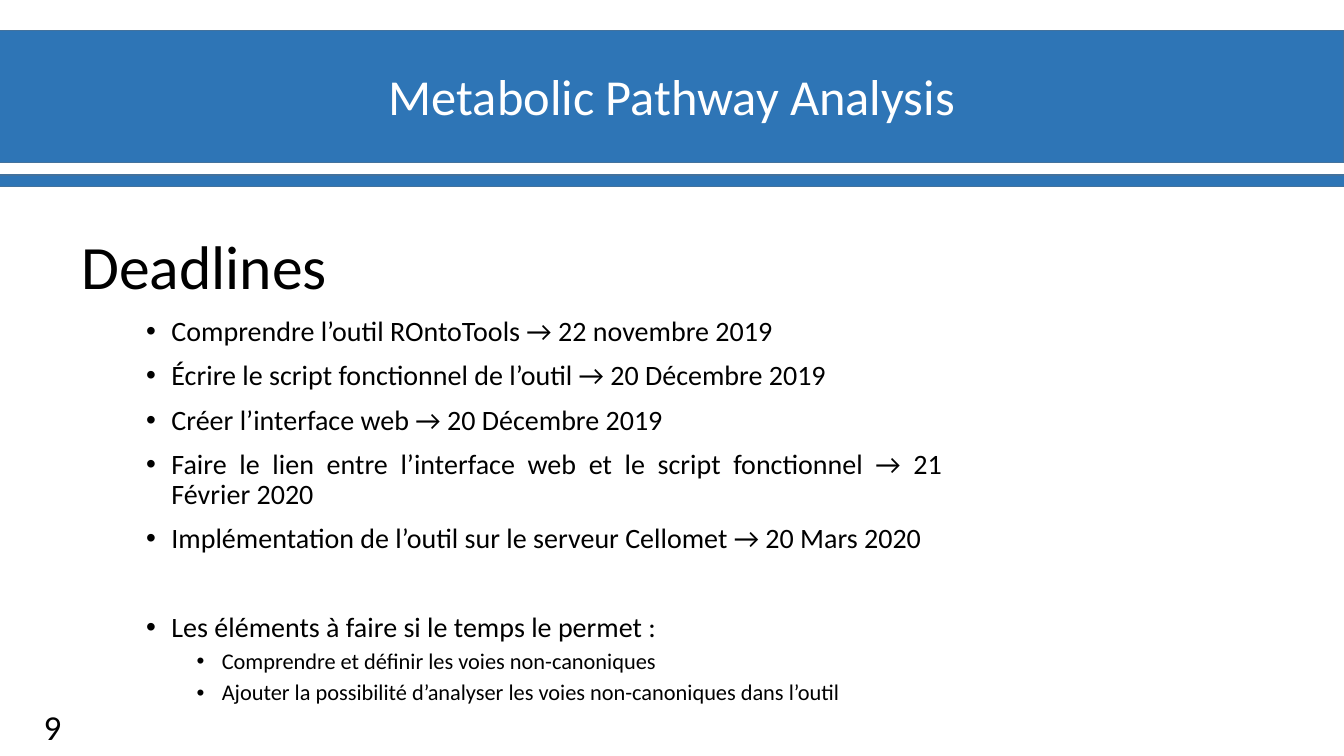
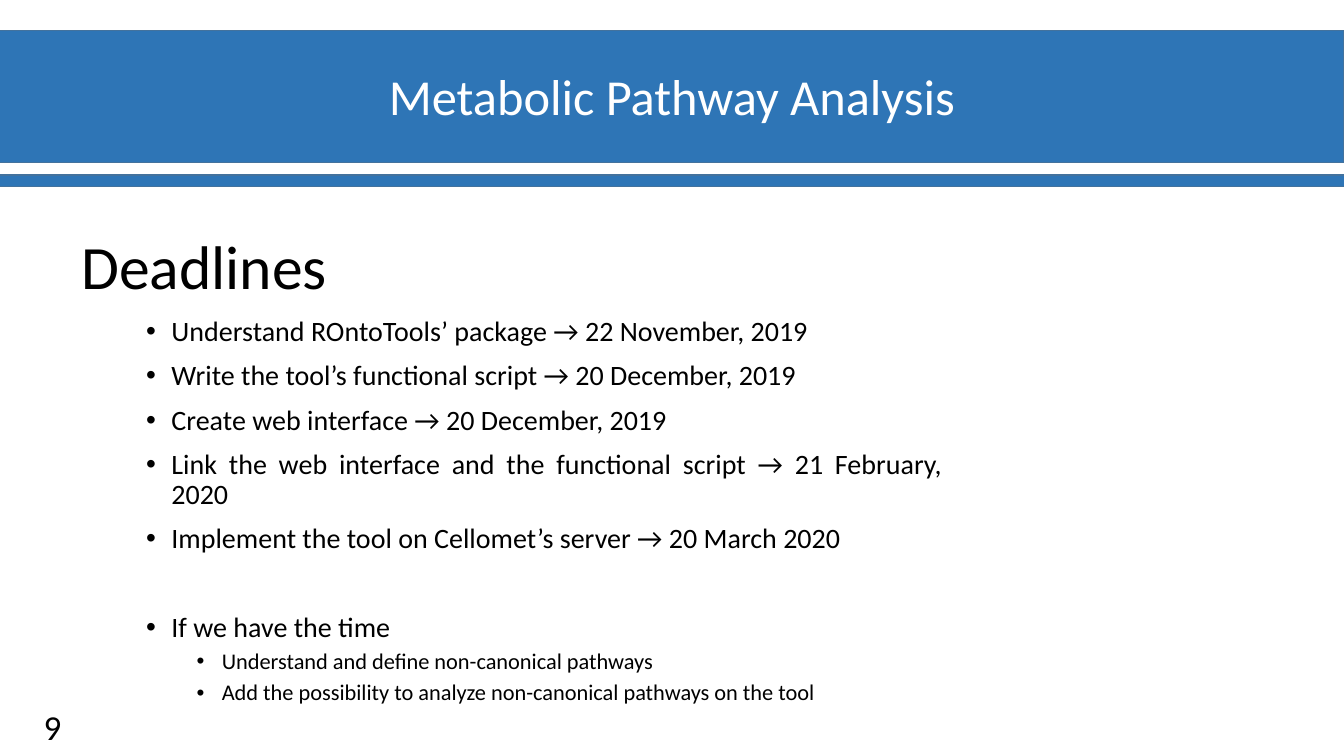
Before and after one commit to materrien/Projet-INSERM, a slide deck: slide 10 of Diapos_Suivit_projet.pptx. Drawn at 1344x756 pixels with LibreOffice and Linux fonts; fonts in the diff are those of the drawing; background and template pictures are left out. Boxes give left, top, right and bottom in pixels: in the first picture for what was removed or moved away, otherwise in the second. Text is boxed around its words. In the diff, an @@ line names an element or a change of style, - is before the commit and + after.

```diff
--- a/Diapos_Suivit_projet.pptx
+++ b/Diapos_Suivit_projet.pptx
@@ text at [171, 321, 942, 704]: text changed @@
-• Comprendre l’outil ROntoTools → 22 novembre 2019
-• Écrire le script fonctionnel de l’outil → 20 Décembre 2019
-• Créer l’interface web → 20 Décembre 2019
-• Faire le lien entre l’interface web et le script fonctionnel → 21 Février 2020
-• Implémentation de l’outil sur le serveur Cellomet → 20 Mars 2020
-• Les éléments à faire si le temps le permet :
-  • Comprendre et définir les voies non-canoniques
-  • Ajouter la possibilité d’analyser les voies non-canoniques dans l’outil
+• Understand ROntoTools’ package → 22 November, 2019
+• Write the tool’s functional script → 20 December, 2019
+• Create web interface → 20 December, 2019
+• Link the web interface and the functional script → 21 February, 2020
+• Implement the tool on Cellomet’s server → 20 March 2020
+• If we have the time
+  • Understand and define non-canonical pathways
+  • Add the possibility to analyze non-canonical pathways on the tool
```
Also in this commit, not shown: 6 other slides changed.
